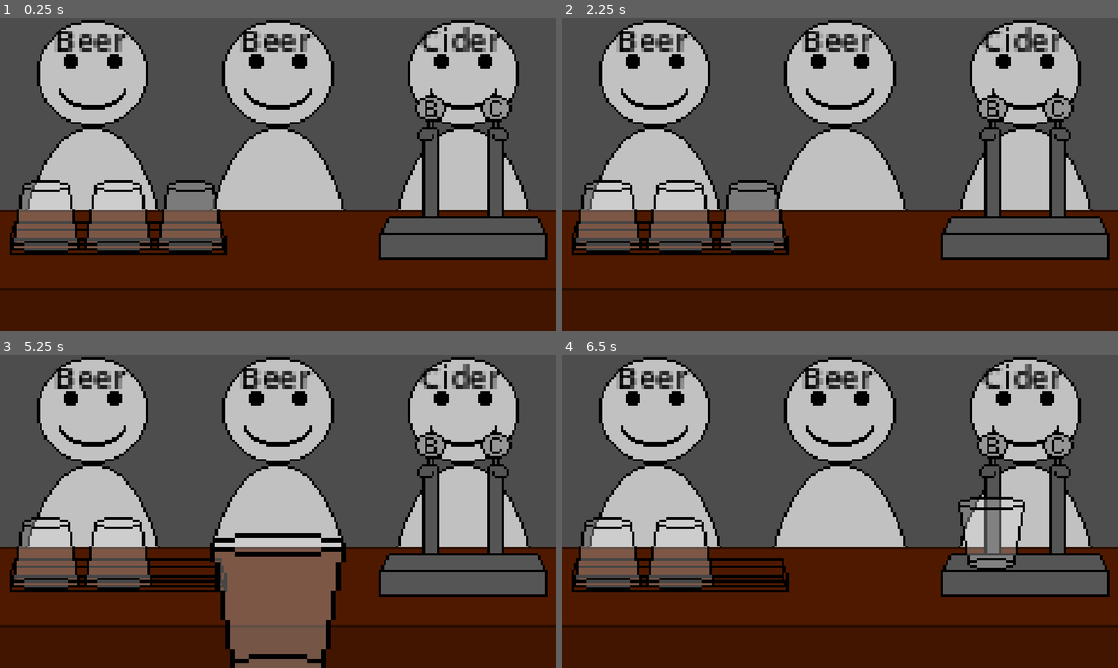
Above: before the commit, frames 1-4 (two rows, left to right).
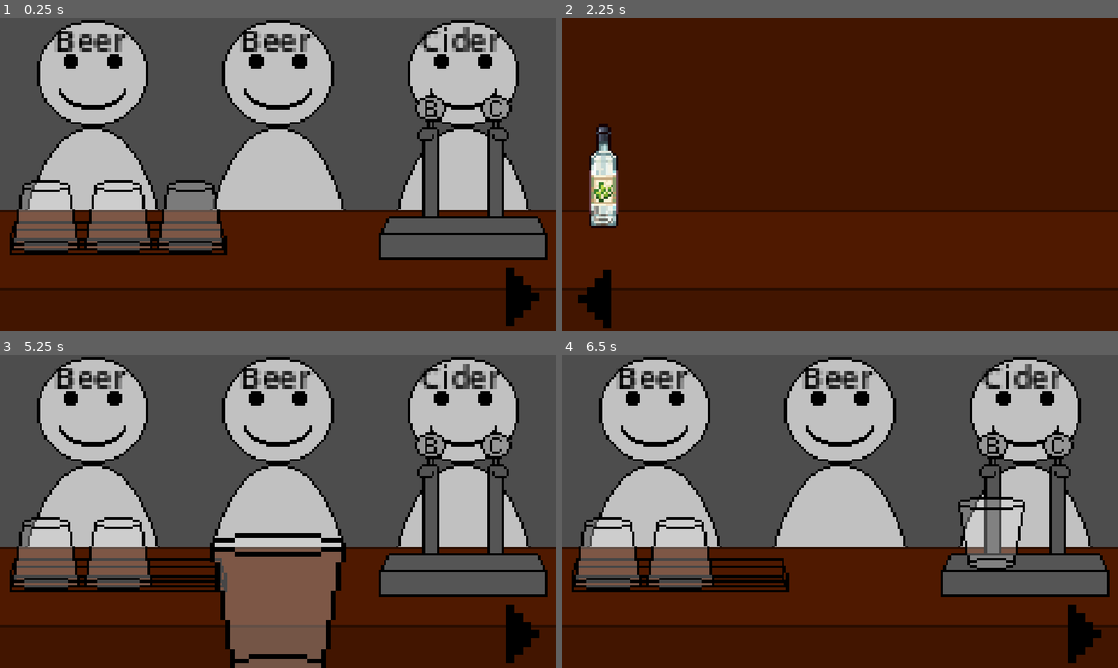
Above: after the commit, the same moments.

Repository: MJw0lf/ShiftGameJam
Game: Godot game, scene res://Scenes/test_scene.tscn
The game is run twice, just before and just after one commit, with the same random seed, the same clock (stepped at 60 frames per second) and the same inputs. The project has no main scene, so this scene is started directly.
Inputs (mouse positions are in pixels of both pictures, inside the frame that each line leads up to):
- Up to frame 1 (0.25 s): no input
- Up to frame 2 (2.25 s): click (1084, 296) at 0.52 s; click (595, 299) at 1.27 s; click (1084, 296) at 2.02 s
- Up to frame 3 (5.25 s): click (33, 636) at 2.77 s; click (522, 633) at 3.52 s; click (33, 636) at 4.27 s; tap Enter (ui_accept) at 5 s; move the mouse to (116, 555) at 5.02 s; click (116, 555) at 5.1 s
- Up to frame 4 (6.5 s): tap Enter (ui_accept) at 5.27, 5.75, 6.02 s; move the mouse to (984, 561) at 5.77 s; click (984, 561) at 5.85 s

The runs differ from the first frame. In frame 1, 0.6% of the frame differs, in the area x 91-97%, y 79-99%; in frame 2, 71%, in the area x 0-100%, y 0-100%; in frame 3, 0.6%; in frame 4, 0.6%.

Commit message:
SlightPlayerMovement :)

Diff:
--- /dev/null
+++ b/Objects/Alcohol/white_wine.tscn
@@ -0,0 +1,21 @@
+[gd_scene format=3 uid="uid://c2oxsrmqrgy2s"]
+
+[ext_resource type="Texture2D" uid="uid://cn03qug3w8fu4" path="res://Textures/Placeholder/Alcohol/0001.png" id="1_yq481"]
+[ext_resource type="Script" uid="uid://05y2kjasjnnx" path="res://Scripts/alcohol_controller.gd" id="2_6yle2"]
+
+[sub_resource type="RectangleShape2D" id="RectangleShape2D_nk0g4"]
+size = Vector2(12.000002, 43.000004)
+
+[node name="WhiteWine" type="Sprite2D" unique_id=2001502966]
+texture = ExtResource("1_yq481")
+script = ExtResource("2_6yle2")
+
+[node name="Area2D" type="Area2D" parent="." unique_id=1521537352]
+
+[node name="CollisionShape2D" type="CollisionShape2D" parent="Area2D" unique_id=1807379745]
+position = Vector2(9.685759e-08, 0.49999952)
+scale = Vector2(0.9999998, 0.9999998)
+shape = SubResource("RectangleShape2D_nk0g4")
+
+[connection signal="mouse_entered" from="Area2D" to="." method="_on_mouse_entered"]
+[connection signal="mouse_exited" from="Area2D" to="." method="_on_mouse_exited"]
--- a/Scenes/test_scene.tscn
+++ b/Scenes/test_scene.tscn
@@ -4,13 +4,22 @@
 [ext_resource type="Script" uid="uid://dev2xfbyrsafv" path="res://Scripts/scene_manager.gd" id="1_hb2xm"]
 [ext_resource type="PackedScene" uid="uid://bu0t37vw4fqcx" path="res://Objects/glass_rack.tscn" id="2_50ct6"]
 [ext_resource type="PackedScene" uid="uid://dksqg4ncm2cfu" path="res://Objects/taps.tscn" id="4_hb2xm"]
+[ext_resource type="PackedScene" uid="uid://c2oxsrmqrgy2s" path="res://Objects/Alcohol/white_wine.tscn" id="5_ak5v8"]
+[ext_resource type="Script" uid="uid://cx866sb0lsyor" path="res://Scripts/camera_controller.gd" id="5_rdbpf"]
+[ext_resource type="Script" uid="uid://ombss1mccrdw" path="res://Scripts/ui_controller.gd" id="6_d3awe"]
+[ext_resource type="Texture2D" uid="uid://y6reho76lb53" path="res://Textures/Placeholder/SideArrow.png" id="6_oho3u"]
 
 [node name="TestScene" type="Node2D" unique_id=1980446807]
 script = ExtResource("1_hb2xm")
 
+[node name="Background" type="Sprite2D" parent="." unique_id=1745237104]
+position = Vector2(1799, -3.0000372)
+scale = Vector2(5.6260867, 12.764706)
+texture = ExtResource("1_3dogw")
+
 [node name="Bar" type="Sprite2D" parent="." unique_id=2062929934]
-position = Vector2(576, 570)
-scale = Vector2(5.1, 5.1)
+position = Vector2(1215.2499, 570)
+scale = Vector2(10.658695, 5.1)
 texture = ExtResource("1_3dogw")
 
 [node name="GlassRack" parent="." unique_id=1347275548 instance=ExtResource("2_50ct6")]
@@ -20,3 +29,50 @@
 [node name="Taps" parent="." unique_id=1664025334 instance=ExtResource("4_hb2xm")]
 position = Vector2(960, 330)
 scale = Vector2(5, 5)
+
+[node name="Camera2D" type="Camera2D" parent="." unique_id=945884821]
+position = Vector2(576, 324)
+script = ExtResource("5_rdbpf")
+
+[node name="UI" type="Control" parent="Camera2D" unique_id=1606063843]
+layout_mode = 3
+anchors_preset = 8
+anchor_left = 0.5
+anchor_top = 0.5
+anchor_right = 0.5
+anchor_bottom = 0.5
+offset_left = -576.0
+offset_top = -324.0
+offset_right = -576.0
+offset_bottom = -324.0
+grow_horizontal = 2
+grow_vertical = 2
+script = ExtResource("6_d3awe")
+
+[node name="GoRight" type="TextureButton" parent="Camera2D/UI" unique_id=168230504]
+layout_mode = 0
+offset_left = 1023.0
+offset_top = 518.0
+offset_right = 1063.0
+offset_bottom = 558.0
+scale = Vector2(3, 3)
+texture_normal = ExtResource("6_oho3u")
+stretch_mode = 5
+
+[node name="GoLeft" type="TextureButton" parent="Camera2D/UI" unique_id=1080805040]
+layout_mode = 0
+offset_left = 128.0
+offset_top = 642.0
+offset_right = 168.0
+offset_bottom = 682.0
+rotation = 3.1415927
+scale = Vector2(3, 3)
+texture_normal = ExtResource("6_oho3u")
+stretch_mode = 5
+
+[node name="WhiteWine" parent="." unique_id=2001502966 instance=ExtResource("5_ak5v8")]
+position = Vector2(1238.0001, 325)
+scale = Vector2(5, 5)
+
+[connection signal="pressed" from="Camera2D/UI/GoRight" to="Camera2D/UI" method="_on_go_right_pressed"]
+[connection signal="pressed" from="Camera2D/UI/GoLeft" to="Camera2D/UI" method="_on_go_left_pressed"]
--- /dev/null
+++ b/Scripts/alcohol_controller.gd
@@ -0,0 +1,22 @@
+extends Sprite2D
+class_name Alcohol
+
+@export var alcohol_name : String = "Beer"
+var can_click : bool = false
+var normal_pos : Vector2
+const up_by : float = 10
+
+func _ready() -> void:
+	normal_pos = position
+
+func _physics_process(delta: float) -> void:
+	if can_click and Input.is_action_just_pressed("click"):
+		print_debug(alcohol_name + " just clicked")
+
+func _on_mouse_entered() -> void:
+	can_click = true
+	position.y -= up_by
+
+func _on_mouse_exited() -> void:
+	can_click = false
+	position = normal_pos
--- /dev/null
+++ b/Scripts/camera_controller.gd
@@ -0,0 +1,15 @@
+extends Camera2D
+
+const positions : Array[Vector2] = [Vector2(576, 324), Vector2(1728, 324)]
+var scene_manager : Node2D
+
+func _ready() -> void:
+	scene_manager = get_parent()
+
+	go_to_pos(0)
+
+func go_to_pos(pos_index : int) -> void:
+	position = positions[pos_index]
+
+	if scene_manager:
+		scene_manager.camera_moved(position)
--- a/Scripts/glass_controller.gd
+++ b/Scripts/glass_controller.gd
@@ -4,17 +4,21 @@
 var current_drink : String = "Empty"
 var ingredients : Array = []
 
+var in_hand_pos_x : float = 0
+
 func _ready() -> void:
-	set_in_hand()
+	set_in_hand(in_hand_pos_x)
 
 func _physics_process(delta: float) -> void:
 	if Input.is_action_just_pressed("ui_accept"):
 		print_debug(current_drink)
 
-func set_in_hand() -> void:
+func set_in_hand(new_pos : float) -> void:
+	in_hand_pos_x = new_pos
+
 	var viewport_size = get_viewport_rect().size
 
-	position = Vector2(viewport_size.x/2, (viewport_size.y/5) * 4)
+	position = Vector2(in_hand_pos_x, (viewport_size.y/5) * 4)
 	scale = Vector2(10, 10)
 
 func set_empty(state : bool) -> void:
--- a/Scripts/scene_manager.gd
+++ b/Scripts/scene_manager.gd
@@ -11,6 +11,8 @@
 @onready var person_instance : PackedScene = preload("res://Objects/person.tscn")
 
 var clicked : bool = false
+
+var camera_pos : Vector2 = Vector2.ZERO
 
 func _ready() -> void:
 	glass_rack = find_child("GlassRack")
@@ -63,7 +65,7 @@
 	else:
 		if !taps.can_place_beer():
 			in_hand = taps.pick_up_beer()
-			in_hand.set_in_hand()
+			in_hand.set_in_hand(camera_pos.x)
 
 func clicked_taps_cider() -> void:
 	if hand_is_full():
@@ -73,7 +75,7 @@
 	else:
 		if !taps.can_place_cider():
 			in_hand = taps.pick_up_cider()
-			in_hand.set_in_hand()
+			in_hand.set_in_hand(camera_pos.x)
 
 func clicked_person(person : Sprite2D) -> void:
 	if hand_is_full():
@@ -84,6 +86,7 @@
 	if !hand_is_full():
 		in_hand = glass_instance.instantiate()
 		add_child(in_hand)
+		in_hand.set_in_hand(camera_pos.x)
 
 func add_people() -> void:
 	for pos in people_pos:
@@ -92,6 +95,11 @@
 		add_person.position = pos
 		people.push_back(add_person)
 
+func camera_moved(new_pos : Vector2) -> void:
+	camera_pos = new_pos
+	if hand_is_full():
+		in_hand.set_in_hand(camera_pos.x)
+
 func hand_is_full() -> bool:
 	return in_hand != null
 
--- /dev/null
+++ b/Scripts/ui_controller.gd
@@ -0,0 +1,37 @@
+extends Control
+
+var camera : Camera2D
+
+const max_amt_of_pos : int = 2
+var current_pos : int = 0
+
+@onready var right_button : TextureButton = $GoRight
+@onready var left_button : TextureButton = $GoLeft
+
+func _ready() -> void:
+	camera = get_parent()
+	update_buttons()
+
+func _on_go_right_pressed() -> void:
+	if camera:
+		if current_pos + 1 < max_amt_of_pos:
+			current_pos += 1
+			camera.go_to_pos(current_pos)
+			update_buttons()
+
+func _on_go_left_pressed() -> void:
+	if camera:
+		if current_pos > 0:
+			current_pos -= 1
+			camera.go_to_pos(current_pos)
+			update_buttons()
+
+func update_buttons() -> void:
+	if current_pos + 1 >= max_amt_of_pos:
+		right_button.visible = false
+	else:
+		right_button.visible = true
+	if current_pos <= 0:
+		left_button.visible = false
+	else:
+		left_button.visible = true
Not shown, added: Scripts/alcohol_controller.gd.uid
Not shown, added: Scripts/camera_controller.gd.uid
Not shown, added: Scripts/ui_controller.gd.uid
Binary file added: Textures/Placeholder/Alcohol/0001.png
Not shown, added: Textures/Placeholder/Alcohol/0001.png.import
Binary file added: Textures/Placeholder/Alcohol/0002.png
Not shown, added: Textures/Placeholder/Alcohol/0002.png.import
Binary file added: Textures/Placeholder/Alcohol/0006.png
Not shown, added: Textures/Placeholder/Alcohol/0006.png.import
Binary file added: Textures/Placeholder/Alcohol/0007.png
Not shown, added: Textures/Placeholder/Alcohol/0007.png.import
Binary file added: Textures/Placeholder/Alcohol/Glass 1.png
(and 37 more such lines)
